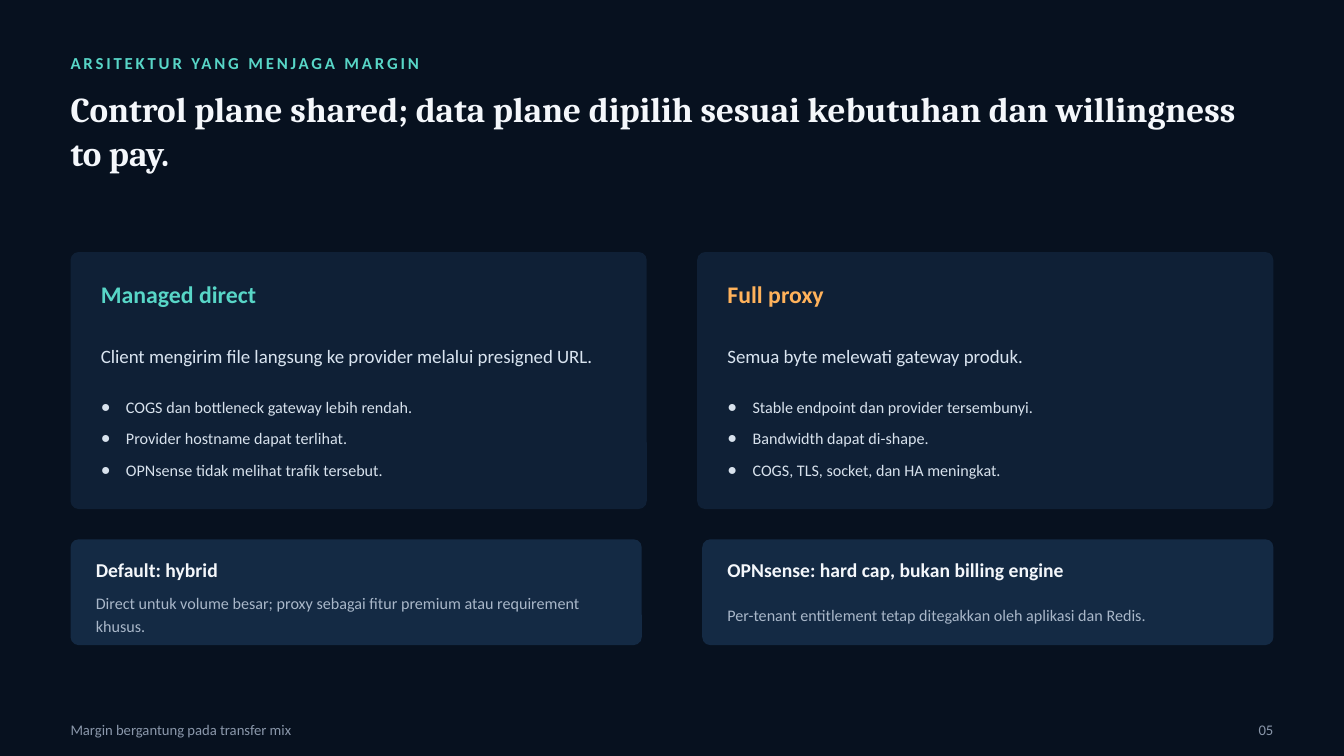
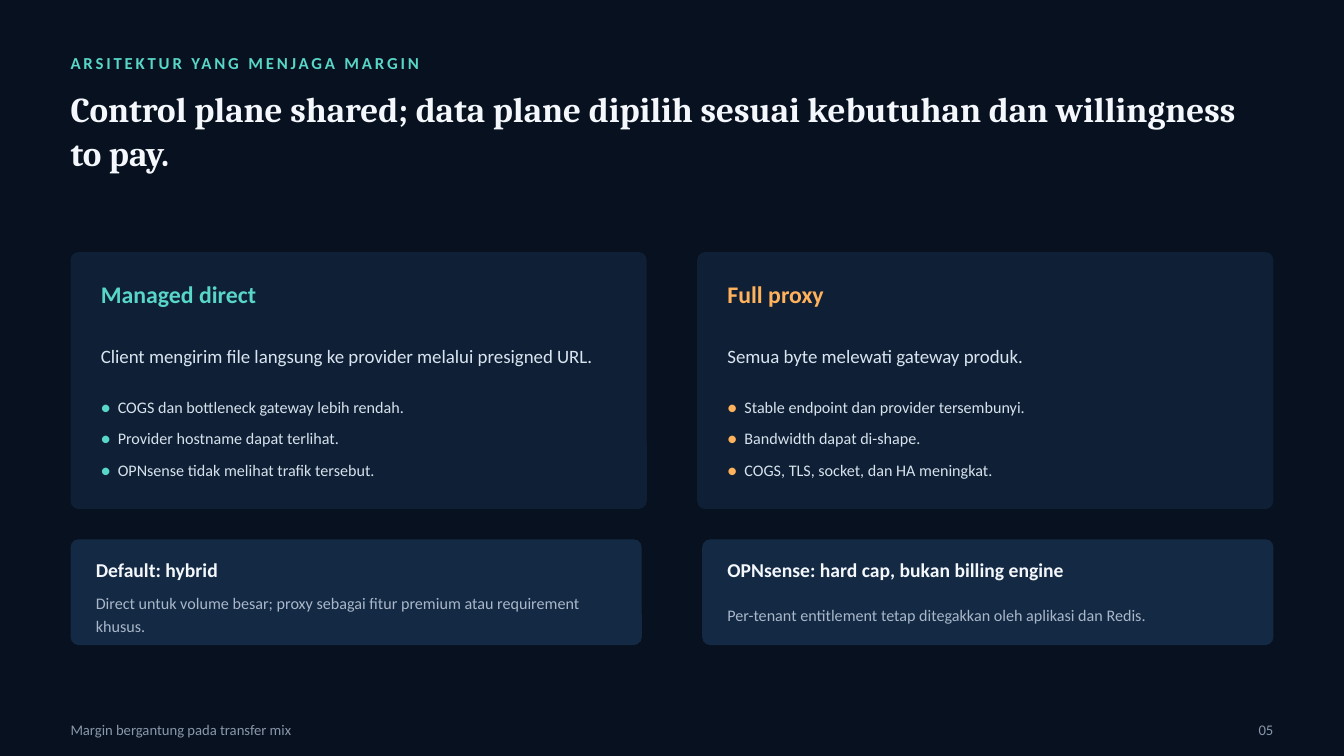
Before and after one commit to climsa/multi-object-storage-provider, a slide deck: slide 5 of project-docs/INVESTOR_DECK.pptx. Drawn at 1344x756 pixels with LibreOffice and Linux fonts; fonts in the diff are those of the drawing. Boxes give left, top, right and bottom in pixels: in the first picture for what was removed or moved away, otherwise in the second. Text is boxed around its words. In the diff, an @@ line names an element or a change of style, - is before the commit and + after.

```diff
--- a/project-docs/INVESTOR_DECK.pptx
+++ b/project-docs/INVESTOR_DECK.pptx
@@ text at bbox=[118, 402, 404, 476]: text changed @@
-● COGS dan bottleneck gateway lebih rendah.
-● Provider hostname dapat terlihat.
-● OPNsense tidak melihat trafik tersebut.
+● COGS dan bottleneck gateway lebih rendah.
+● Provider hostname dapat terlihat.
+● OPNsense tidak melihat trafik tersebut.
@@ text at bbox=[744, 402, 1025, 479]: text changed @@
-● Stable endpoint dan provider tersembunyi.
-● Bandwidth dapat di-shape.
-● COGS, TLS, socket, dan HA meningkat.
+● Stable endpoint dan provider tersembunyi.
+● Bandwidth dapat di-shape.
+● COGS, TLS, socket, dan HA meningkat.
```
Also in this commit, not shown: 6 other slides changed.
